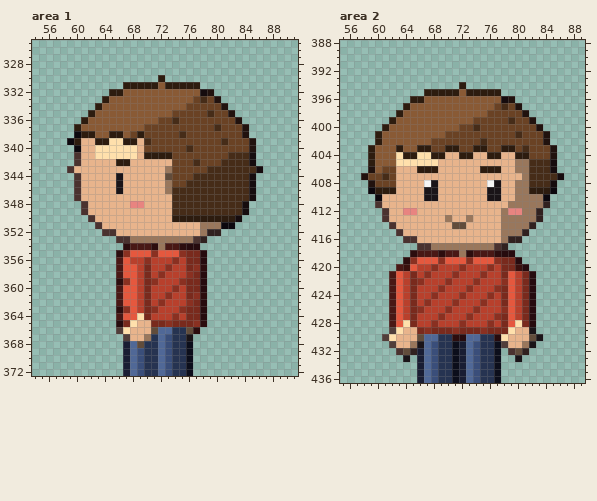
One commit to this pixel-art file: hollow-acre/2d/tools/px/ase/farmer_can.ase. Above: the version before the commit.
432x1600 pixels, 1 frame. Colours within 5 levels of each other are drawn and written as one. Shown: area 1: x 54..91, y 325..372; area 2: x 55..89, y 388..436. The commit also changed other parts of the picture, which this record leaves out.
After:
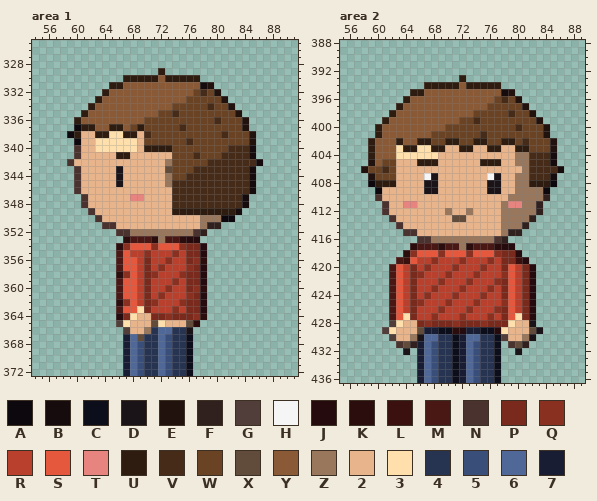
Palette (. is transparent): A #0c080e  B #160c0e  C #0c0e1b  D #1a1418  E #21120e  F #30211f  G #513e3a  H #f5f5f5  J #260b0e  K #2c0d0e  L #3a110e  M #491815  N #4a322f  P #792a1d  Q #8a3021  R #b8402c  S #e5583e  T #e88480  U #2d1c0f  V #462c18  W #6a4224  X #614c3b  Y #895a35  Z #99775c  2 #e8b48c  3 #ffe0ac  4 #263351  5 #3a4e7a  6 #506897  7 #191d33
Edits made:
Area 1, layer "sheet":
y 329: x 72 . -> U
y 330: x 67..77 .....U..... -> UUUUUYUUUUU
y 331: x 65..71 ..UUUUU -> UUYYYYY; x 73..79 UUUUU.. -> YYYYYBE
y 332: x 64..66 .UU -> UYY; x 77..80 YBE. -> WVWE
y 333: x 63..64 .U -> UY; x 76 Y -> W; x 78 V -> W; x 80..81 E. -> WE
y 334: x 62..63 .U -> UY; x 74..75 YY -> WW; x 79 W -> V; x 81..82 E. -> WE
y 335: x 61..62 .U -> UY; x 72..74 YYW -> WWV; x 79 V -> W; x 82..83 E. -> WE
y 336: x 60..61 .U -> UY; x 70..71 YY -> WW; x 74 V -> W; x 80 W -> V; x 83..84 E. -> WE
y 337: x 60..62 UYY -> AUU; x 65..66 YY -> UU; x 68..69 YY -> WU; x 75 W -> V; x 80 V -> W
y 338: x 59..70 .AUUYYUUYWUW -> AU22UU33UU2V; x 75 V -> W; x 81 W -> V; x 84..85 E. -> WE
y 339: x 59..60 AU -> .A; x 63..64 UU -> 33; x 67..68 UU -> 33; x 70 V -> W; x 76 W -> V; x 81 V -> W
y 340: x 60 A -> N; x 70..73 WWWW -> UUUU; x 76 V -> W; x 82..85 WWWE -> VVVB
y 341: x 63..68 333333 -> 222UU2; x 70..73 UUUU -> 2222; x 77 W -> V; x 81 W -> V
y 342: x 59..60 .N -> N2; x 66..67 UU -> 22; x 73 2 -> Z; x 77 V -> W; x 79..80 WW -> VV; x 85..86 B. -> VB
y 343: x 59..60 N2 -> .N; x 66 2 -> D; x 73 Z -> X; x 77..78 WW -> VV; x 85..86 VB -> B.
y 344: x 73 X -> Z; x 76 W -> V
y 345: x 74..75 WW -> VV
y 346: x 66 D -> 2; x 73 Z -> 2
y 347: x 60..61 N2 -> .N; x 68..69 22 -> TT; x 84..85 VB -> B.
y 348: x 68..69 TT -> 22
y 349: x 61..62 N2 -> .N; x 74..84 VVVVVVVVVVB -> UUUUUUUUUB.
y 350: x 62..63 N2 -> .N; x 74..83 UUUUUUUUUB -> 2222ZZZAA.
y 351: x 63..65 N22 -> .NN; x 79..82 ZZAA -> FF..
y 352: x 64..80 NN222222222222ZFF -> ..NNZZZZZZZZZNF..
y 353: x 66..71 NNZZZZ -> .KMMMK; x 73..78 ZZZZNF -> MMKJJ.
y 354: x 66..78 .KMMMKZMMKJJ. -> KQSSSQSSSQPPJ
y 355: x 66..75 KQSSSQSSSQ -> MSRRQRRRQR
y 356: x 68 R -> S; x 70 Q -> P; x 73..74 RQ -> QR; x 77..78 PJ -> QK
y 357: x 72..73 RQ -> QR; x 76..78 PQK -> QPJ
y 358: x 66..67 MS -> KQ; x 71..72 RQ -> QR; x 75..76 RQ -> QP
y 359: x 66..67 KQ -> MS; x 71 Q -> R; x 74..75 RQ -> QR
y 360: x 73..74 RQ -> QR; x 77..78 PJ -> QK
y 361: x 72..73 RQ -> QR; x 76..78 PQK -> QPJ
y 362: x 66..67 MS -> KQ; x 71..72 RQ -> QR; x 75..76 RQ -> QP
y 363: x 66..67 KQ -> MS; x 69 R -> 3; x 71 Q -> R; x 74..75 RQ -> QR
y 364: x 66..75 MSS3PRRRQR -> JP322PPQPP; x 77..78 PJ -> QK
y 365: x 66..68 JP3 -> G32; x 71..78 PPQPPPQK -> X3222XK.
y 366: x 66..67 G3 -> .G; x 70..71 2X -> Z4; x 76..77 XK -> D.
y 367: x 67..70 G22Z -> 76X4; x 76 D -> C
y 368: x 69 X -> 5
Area 2, layer "sheet":
y 393: x 72 . -> U
y 394: x 67..77 .....U..... -> UUUUUYUUUUU
y 395: x 65..71 ..UUUUU -> UUYYYYY; x 73..79 UUUUU.. -> YYYYYBE
y 396: x 64..66 .UU -> UYY; x 77..80 YBE. -> WVWE
y 397: x 63..64 .U -> UY; x 76 Y -> W; x 78 V -> W; x 80..81 E. -> WE
y 398: x 62..63 .U -> UY; x 74..75 YY -> WW; x 79 W -> V; x 81..82 E. -> WE
y 399: x 61..62 .U -> UY; x 72..74 YYW -> WWV; x 79 V -> W; x 82..83 E. -> WE
y 400: x 60..61 .U -> UY; x 70..71 YY -> WW; x 74 V -> W; x 80 W -> V; x 83..84 E. -> WE
y 401: x 68..69 YY -> WW; x 75 W -> V; x 80 V -> W
y 402: x 59..60 .U -> UY; x 63 Y -> U; x 66..67 YY -> UU; x 70..71 WW -> UU; x 74..75 WV -> UU; x 78..79 WW -> UU; x 81 W -> V; x 84..85 E. -> WE
y 403: x 63..81 UYYUUWWUUWWUUWWUUWV -> 3UU33UU22UU22UU22UU
y 404: x 64..65 UU -> 33; x 68..69 UU -> 32; x 72..73 UU -> 22; x 76..77 UU -> 22; x 80..85 UUWWWE -> ZZVVVB
y 405: x 59 U -> E; x 61..68 YY333333 -> WW222UUU; x 75..77 222 -> UUU
y 406: x 58..61 .EYW -> EWWV; x 66..68 UUU -> 222; x 75..77 UUU -> 222; x 80 Z -> 2; x 85..86 B. -> VB
y 407: x 58..59 EW -> .E; x 61 V -> W; x 67..68 22 -> HD; x 76..77 22 -> HD; x 80 2 -> Z; x 85..86 VB -> B.
y 408: x 59..62 EWWW -> AUUU; x 67 H -> D; x 76 H -> D; x 82..85 VVVB -> UUUA
y 409: x 59..62 AUUU -> .A22; x 82..85 UUUA -> ZZA.
y 410: x 60 A -> N; x 67..68 DD -> 22; x 76..77 DD -> 22; x 79 2 -> Z; x 84 A -> F
y 411: x 60..61 N2 -> .N; x 64..65 22 -> TT; x 78..80 2ZZ -> ZTT; x 83..84 ZF -> F.
y 412: x 64..65 TT -> 22; x 70 2 -> Z; x 73 2 -> Z; x 79..80 TT -> ZZ
y 413: x 61..62 N2 -> .N; x 70..73 Z22Z -> 2XX2; x 82..83 ZF -> F.
y 414: x 62..63 N2 -> .N; x 71..72 XX -> 22; x 81..82 ZF -> F.
y 415: x 63..65 N22 -> .NN; x 79..81 ZZF -> FF.
y 416: x 64..80 NN222222222222ZFF -> ..NNZZZZZZZZZNF..
y 417: x 65..71 .NNZZZZ -> KMMMKMM; x 73..79 ZZZZNF. -> KMMMKJJ
y 418: x 64..80 .KMMMKMMZKMMMKJJ. -> KQSSSQSSSQSSSQPPJ
y 419: x 63..77 .KQSSSQSSSQSSSQ -> MLSRRQRRRQRRRQR; x 80..81 J. -> LJ
y 420: x 62..65 .MLS -> MSRP; x 67..68 RQ -> QR; x 71..72 RQ -> QR; x 75..76 RQ -> QR; x 79..82 PLJ. -> SRPJ
y 421: x 66..67 RQ -> QR; x 70..71 RQ -> QR; x 74..75 RQ -> QR; x 78 P -> Q
y 422: x 66 Q -> R; x 69..70 RQ -> QR; x 73..74 RQ -> QR; x 77..78 RQ -> QP
y 423: x 68..69 RQ -> QR; x 72..73 RQ -> QR; x 76..77 RQ -> QR
y 424: x 67..68 RQ -> QR; x 71..72 RQ -> QR; x 75..76 RQ -> QR
y 425: x 66..67 RQ -> QR; x 70..71 RQ -> QR; x 74..75 RQ -> QR; x 78 P -> Q
y 426: x 66 Q -> R; x 69..70 RQ -> QR; x 73..74 RQ -> QR; x 77..78 RQ -> QP
y 427: x 64 R -> 3; x 68..69 RQ -> QR; x 72..73 RQ -> QR; x 76..77 RQ -> QR; x 80 R -> 3
y 428: x 62..77 MS3PRRQRRRQRRRQR -> G322PQPPPQPPPQPP; x 79..82 S3PJ -> 322D
y 429: x 61..63 .G3 -> G32; x 66..79 PQPPPQPPPQPPP3 -> X77CCKJ77CCJ32; x 82..83 D. -> XD
y 430: x 61..62 G3 -> .G; x 65..66 2X -> ZD; x 71..72 KJ -> C7; x 77..78 J3 -> CG; x 81..83 2XD -> ZD.
y 431: x 62..66 G22ZD -> .NXF7; x 78..82 G22ZD -> .NXF.
y 432: x 63..65 NXF -> .D.; x 79..81 NXF -> .D.
y 433: x 64 D -> .; x 80 D -> .
Changed places in both pictures, as pixel boxes (x1, y1, x2, y2):
changed: (67, 68, 263, 348)
changed: (361, 75, 564, 362)
